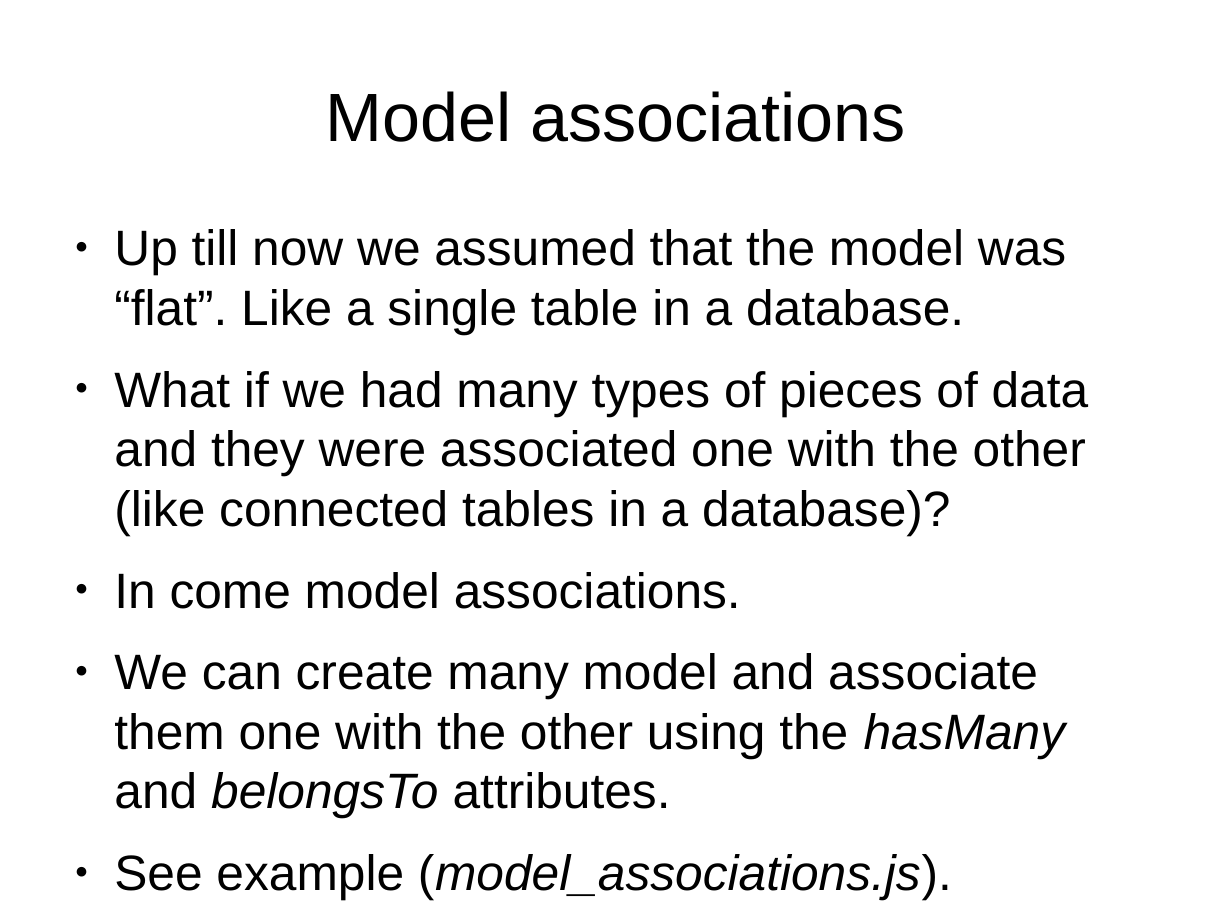
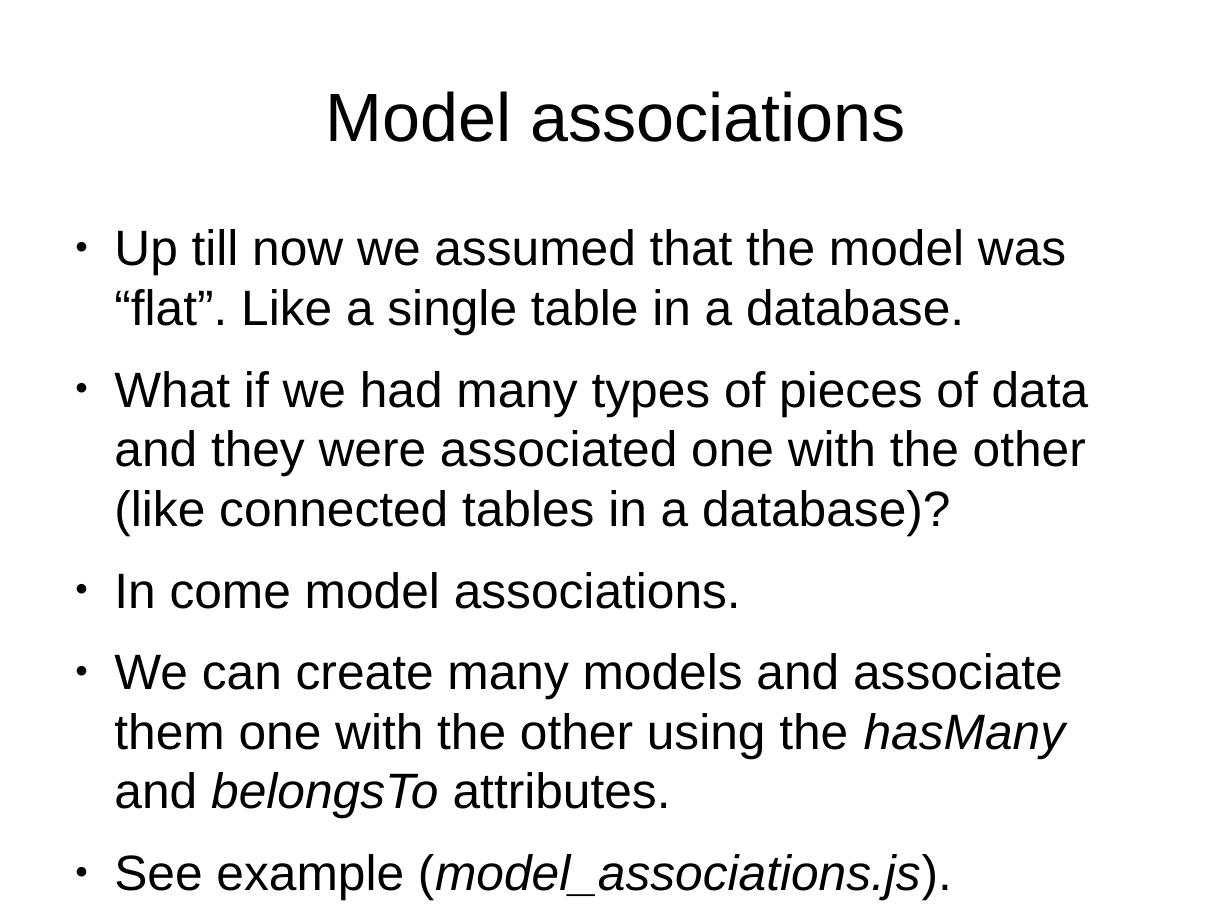
Before and after one commit to veltzer/demos, a slide deck: slide 13 of javascript/extjs/doc/extjs_data.odp. Drawn at 1232x924 pixels with LibreOffice and Linux fonts; fonts in the diff are those of the drawing. Boxes give left, top, right and bottom in pixels: in the first picture for what was removed or moved away, otherwise in the second. Text is boxed around its words. In the diff, an @@ line names an element or a change of style, - is before the commit and + after.

```diff
--- a/javascript/extjs/doc/extjs_data.odp
+++ b/javascript/extjs/doc/extjs_data.odp
@@ text at [114, 653, 1066, 818]: text changed @@
-● We can create many model and associate them one with the other using the hasMany and belongsTo attributes.
+● We can create many models and associate them one with the other using the hasMany and belongsTo attributes.
```
Also in this commit, not shown: 2 other files.
